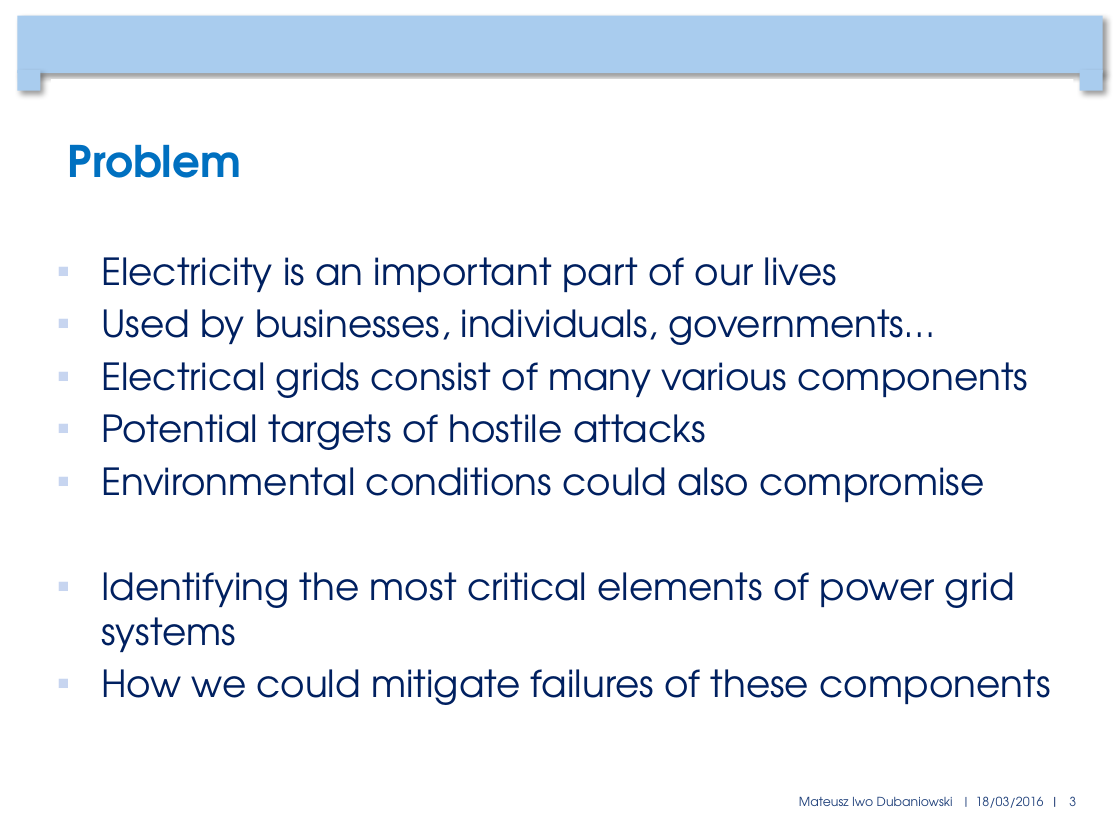
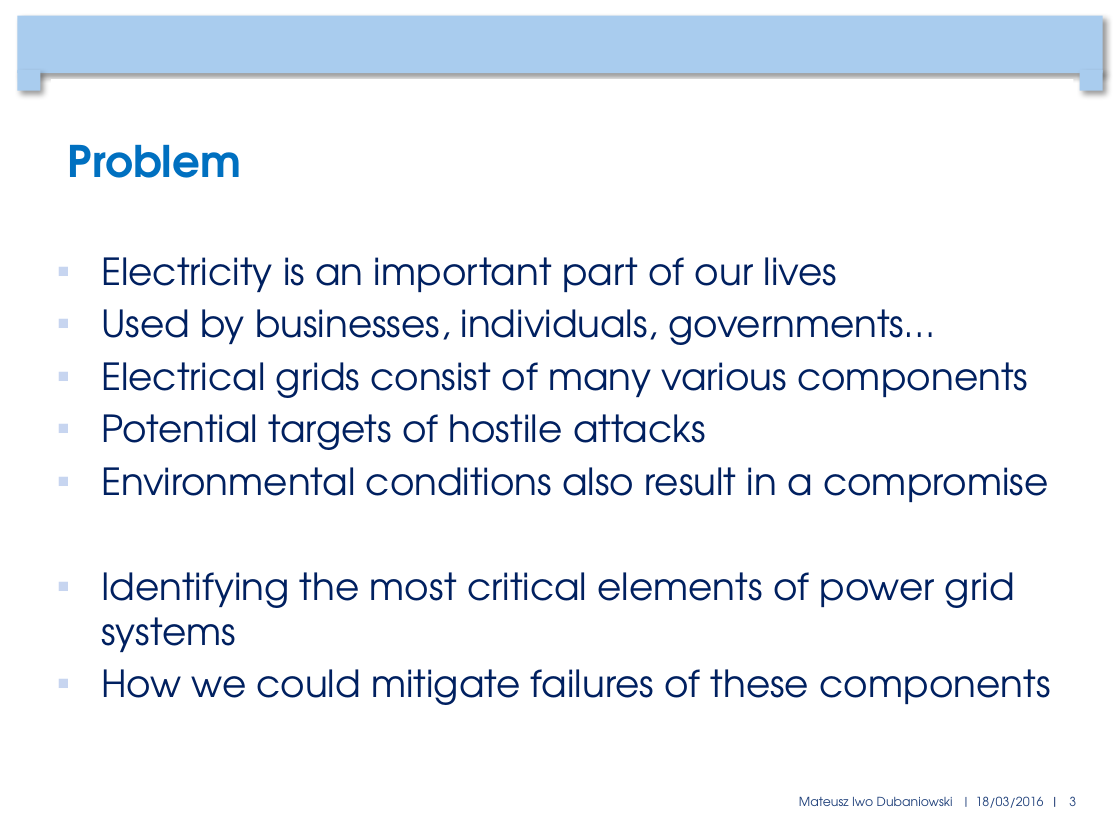
Before and after one commit to mduban/CNProject, a slide deck: slide 3 of FinalPresentation.pptx. Drawn at 1120x840 pixels with LibreOffice and Linux fonts; fonts in the diff are those of the drawing; background and template pictures are left out. Boxes give left, top, right and bottom in pixels: in the first picture for what was removed or moved away, otherwise in the second. Text is boxed around its words. In the diff, an @@ line names an element or a change of style, - is before the commit and + after.

Commit message:
Presentation improved

```diff
--- a/FinalPresentation.pptx
+++ b/FinalPresentation.pptx
@@ text at [101, 467, 1048, 503]: text changed @@
-▪ Environmental conditions could also compromise
+▪ Environmental conditions also result in a compromise
```
